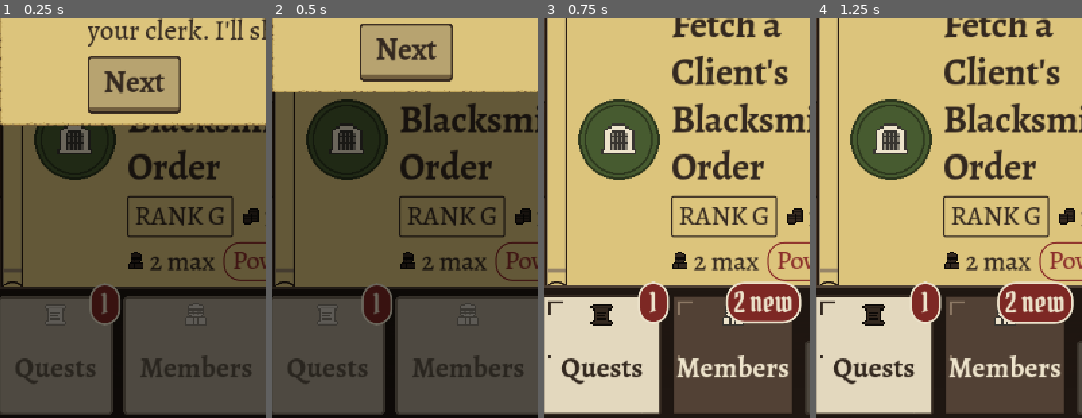
Above: before the commit, frames 1-4 (left to right).
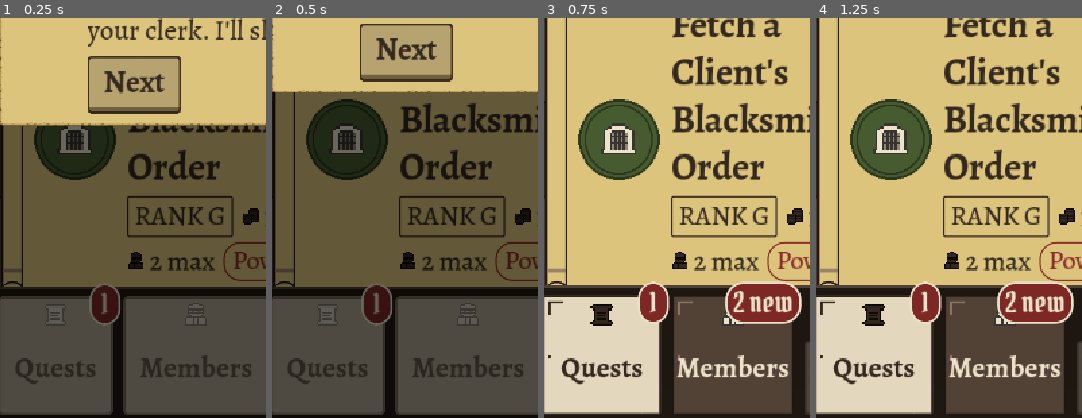
Above: after the commit, the same moments.

Repository: ActuallySanta/Fantasy-Guild-Manager
Game: Godot game, scene res://Scenes/Playtest/agent_bridge.tscn
Two runs of this game, one before a commit and one after it. Both use one fixed random seed, a clock stepped at 60 frames per second and the inputs below. This scene is started directly instead of the project's main scene.
Inputs:
- Up to frame 1 (0.25 s): no input
- Up to frame 2 (0.5 s): no input
- Up to frame 3 (0.75 s): click "Skip tutorial" at 0.5 s
- Up to frame 4 (1.25 s): no input
The pictures show only the part of the screen within x 2-52%, y 49-99%; the shares and areas given below are measured in that part.

Frames 1-2 are identical in both runs. In frame 3, 0.5% of the frame differs, in the area x 68-97%, y 66-77%; in frame 4, nothing differs.

Commit message:
feat(playtest): eyes mode with screenshots and taps, intro flag
Co-Authored-By: Claude Opus 5.5 <noreply@anthropic.com>

Diff:
--- a/Scenes/Playtest/agent_bridge.tscn
+++ b/Scenes/Playtest/agent_bridge.tscn
@@ -14,3 +14,8 @@
 
 [node name="HallMain" parent="." instance=ExtResource("2_hall")]
 layout_mode = 1
+anchors_preset = 15
+anchor_right = 1.0
+anchor_bottom = 1.0
+grow_horizontal = 2
+grow_vertical = 2
--- a/Scripts/Hall/hall_main.gd
+++ b/Scripts/Hall/hall_main.gd
@@ -316,6 +316,10 @@
 ## game itself (the scene root). A playtest scenario wraps the hall in its own
 ## scene, so its preset day never loads or overwrites the player's real run.
 var uses_save_file := false
+## True when the intro crawl should show on Day 1 even though this hall doesn't use
+## the save file. Only the AI playtest bridge (--intro) sets it, so a persona sees
+## the same first screen a new player does.
+var shows_intro_without_save := false
 ## True when start-up brought back a saved run (no Welcome card, a welcome-back toast).
 var is_resumed_run := false
 ## While End Day's dusk falls, the report (or credits) about to show:
@@ -868,7 +872,7 @@
 ## game (uses_save_file), so playtest scenarios skip it. Also while Debug
 ## tools' Replay intro has it open.
 func is_intro_open() -> bool:
-	return is_intro_replay or (uses_save_file and not is_intro_seen and GameState.day == 1)
+	return is_intro_replay or ((uses_save_file or shows_intro_without_save) and not is_intro_seen and GameState.day == 1)
 
 
 ## The crawl's Begin button: never show it again on this save, then start
--- a/Scripts/Playtest/agent_bridge.gd
+++ b/Scripts/Playtest/agent_bridge.gd
@@ -34,6 +34,8 @@
 ## several frames). New commands wait in cmd.json until it clears, so they are
 ## never run against a half-played night and responses stay in order.
 var _busy := false
+## Screenshots taken so far this run (names the files in shots/).
+var _shot_count := 0
 
 @onready var _hall: HallMain = $HallMain
 
@@ -44,9 +46,13 @@
 	# anything, so the first hire pool, shop stock and Board come from the seed.
 	if options.has("seed"):
 		seed(int(options.seed))
+	# --intro: the hall decides in its _ready whether the crawl shows, so set it now
+	if options.get("intro", false):
+		$HallMain.shows_intro_without_save = true
 
 
 func _ready() -> void:
+	_apply_launch_flags()
 	_write_json(READY_FILE, {"ok": true, "mode": options.get("mode", "rules")})
 
 
@@ -74,6 +80,24 @@
 	_bridge_dir = str(options.get("bridge_dir", "")).replace("\\", "/")
 	if not _bridge_dir.ends_with("/"):
 		_bridge_dir += "/"
+
+
+## Applies --text-size=N, --color-filter=N and --reduce-motion (both modes), and
+## always reduce motion in rules mode. The hall's own _ready has already run.
+## Every setting is applied (to its default when no flag is given), because the
+## hall saves them to user://settings and a later launch would inherit them.
+func _apply_launch_flags() -> void:
+	if options.get("mode", "rules") == "eyes":
+		AgentBridgeEyes.fit_window(get_window())
+	_hall.set_text_size(int(options.get("text_size", HallSettings.DEFAULT_TEXT_SIZE)))
+	_hall.set_color_filter(int(options.get("color_filter", 0)))
+	_hall.set_reduce_motion(options.get("reduce_motion", false) or options.get("mode", "rules") == "rules")
+
+
+## Takes a screenshot of the viewport. Returns {ok, path, width, height, day}.
+func _take_screenshot() -> Dictionary:
+	_shot_count += 1
+	return await AgentBridgeEyes.screenshot(get_viewport(), _bridge_dir, _shot_count)
 
 
 ## Reads cmd.json if it holds a command not yet answered, and answers it.
@@ -109,7 +133,24 @@
 	# once the run has ended every action is refused
 	if command in ACTION_COMMANDS and AgentBridgeActions.is_run_over(_hall):
 		return {"ok": false, "error": "run over"}
+	if options.get("mode", "rules") == "eyes":
+		var is_hook: bool = command == "debug_rect" and options.get("test_hooks", false)
+		if not AgentBridgeEyes.is_allowed(command) and not is_hook:
+			return {"ok": false, "error": AgentBridgeEyes.NOT_ALLOWED_ERROR}
 	match command:
+		"screenshot":
+			return await _take_screenshot()
+		"tap":
+			var tapped := await AgentBridgeEyes.tap(get_viewport(), get_tree(), arg_dict)
+			return await _take_screenshot() if tapped.ok else tapped
+		"wait":
+			await AgentBridgeEyes.wait(get_tree(), arg_dict)
+			return await _take_screenshot()
+		"debug_rect":
+			# test hook: personas never get it (eyes mode refuses it without --test-hooks)
+			if not options.get("test_hooks", false):
+				return {"ok": false, "error": "unknown command %s" % command}
+			return AgentBridgeEyes.debug_rect(_hall, arg_dict)
 		"plan":
 			return AgentBridgeActions.plan(_hall, arg_dict)
 		"end_day":
@@ -128,8 +169,8 @@
 			if command == "kill_all":
 				return AgentBridgeActions.kill_all(_hall)
 			return AgentBridgeActions.debug(_hall, arg_dict)
-		"ping":
-			return {"ok": true, "mode": options.get("mode", "rules"), "day": GameState.day}
+		"ping", "status":
+			return {"ok": true, "mode": options.get("mode", "rules"), "day": GameState.day, "intro_open": _hall.is_intro_open(), "text_size": _hall.text_size}
 		"state":
 			var state := AgentBridgeState.build(_hall)
 			state["ok"] = true
--- /dev/null
+++ b/Scripts/Playtest/agent_bridge_eyes.gd
@@ -0,0 +1,125 @@
+## Eyes-mode helpers for the AI playtest bridge: screenshots, taps and waits.
+## Used by agent_bridge.gd (Scenes/Playtest/agent_bridge.tscn). All static;
+## the counters they need are passed in, since run state lives on the bridge.
+## Excluded from exports like the rest of the bridge (export_presets.cfg).
+class_name AgentBridgeEyes
+extends RefCounted
+
+# ---- TUNING
+## Seconds to wait after a tap before the screenshot, so the hall's reaction
+## (refresh, tween starts, toasts) is on screen. Seconds.
+const TAP_SETTLE_SECONDS := 0.6
+## The longest a `wait` command may sleep. Seconds.
+const MAX_WAIT_SECONDS := 10.0
+## The game's size in viewport coordinates, and the size of every screenshot. Pixels.
+const GAME_SIZE := Vector2(720, 1280)
+## Room left for the window frame and the taskbar when fitting the window. Pixels.
+const WINDOW_MARGIN_PIXELS := 80
+## Folder inside the bridge directory that screenshots go to.
+const SHOTS_FOLDER := "shots/"
+## Commands an eyes-mode persona may use. Everything else is refused, so the
+## persona sees only what a player sees.
+const ALLOWED_COMMANDS: Array[String] = ["ping", "status", "screenshot", "tap", "wait", "quit"]
+## Text of the refusal for any other command.
+const NOT_ALLOWED_ERROR := "not allowed in eyes mode"
+
+
+## Makes the game window show the whole 720x1280 game on any desktop: scales
+## the content to fit (aspect kept) and sizes the window to a 9:16 shape that
+## fits the screen's usable height, so there are no black bars and nothing is
+## cut off. The screenshot is then resized to GAME_SIZE (see screenshot).
+## window: the root window.
+static func fit_window(window: Window) -> void:
+	window.content_scale_mode = Window.CONTENT_SCALE_MODE_CANVAS_ITEMS
+	window.content_scale_aspect = Window.CONTENT_SCALE_ASPECT_KEEP
+	window.content_scale_size = Vector2i(GAME_SIZE)
+	var usable := DisplayServer.screen_get_usable_rect(window.current_screen)
+	var height := mini(int(GAME_SIZE.y), usable.size.y - WINDOW_MARGIN_PIXELS)
+	window.size = Vector2i(roundi(height * GAME_SIZE.x / GAME_SIZE.y), height)
+	window.position = usable.position
+
+
+## True when eyes mode may run this command. (debug_rect, a --test-hooks
+## command, is let through by the caller.) command: the command name.
+static func is_allowed(command: String) -> bool:
+	return command in ALLOWED_COMMANDS
+
+
+## Saves the viewport's current image to <bridge_dir>/shots/<day>-<n>.png.
+## viewport: the bridge's viewport. bridge_dir: with trailing slash. shot_number:
+## the running shot counter (already incremented by the caller).
+## Waits for the frame to finish drawing first (the very first frame is blank).
+## Returns {ok, path, width, height, day}, or {ok: false, error}.
+static func screenshot(viewport: Viewport, bridge_dir: String, shot_number: int) -> Dictionary:
+	await RenderingServer.frame_post_draw
+	var image := viewport.get_texture().get_image()
+	if image.get_size() != Vector2i(GAME_SIZE):
+		image.resize(int(GAME_SIZE.x), int(GAME_SIZE.y), Image.INTERPOLATE_LANCZOS)
+	var folder := bridge_dir + SHOTS_FOLDER
+	DirAccess.make_dir_recursive_absolute(folder)
+	var path := "%s%d-%d.png" % [folder, GameState.day, shot_number]
+	var error := image.save_png(path)
+	if error != OK:
+		return {"ok": false, "error": "could not save screenshot (%d)" % error}
+	return {"ok": true, "path": path, "width": image.get_width(), "height": image.get_height(), "day": GameState.day}
+
+
+## Taps at a point in viewport coordinates (the 720x1280 game space, whatever the window's size): a mouse
+## press, then the release a frame later, pushed straight into the viewport.
+## Waits TAP_SETTLE_SECONDS afterwards. viewport: the bridge's viewport.
+## tree: for frame and timer waits. tap_args: {x, y}.
+## Returns {ok} or {ok: false, error}; the caller adds the screenshot.
+static func tap(viewport: Viewport, tree: SceneTree, tap_args: Dictionary) -> Dictionary:
+	var x: Variant = tap_args.get("x")
+	var y: Variant = tap_args.get("y")
+	if not (x is float or x is int) or not (y is float or y is int):
+		return {"ok": false, "error": "tap needs numeric x and y"}
+	var point := Vector2(float(x), float(y))
+	if not Rect2(Vector2.ZERO, viewport.get_visible_rect().size).has_point(point):
+		return {"ok": false, "error": "tap outside the screen"}
+	# a motion first, so hover states and the focus logic see the pointer arrive
+	var motion := InputEventMouseMotion.new()
+	motion.position = point
+	motion.global_position = point
+	viewport.push_input(motion, true)
+	var press := InputEventMouseButton.new()
+	press.button_index = MOUSE_BUTTON_LEFT
+	press.pressed = true
+	press.button_mask = MOUSE_BUTTON_MASK_LEFT
+	press.position = point
+	press.global_position = point
+	viewport.push_input(press, true)
+	await tree.process_frame
+	var release := InputEventMouseButton.new()
+	release.button_index = MOUSE_BUTTON_LEFT
+	release.pressed = false
+	release.position = point
+	release.global_position = point
+	viewport.push_input(release, true)
+	await tree.create_timer(TAP_SETTLE_SECONDS).timeout
+	return {"ok": true}
+
+
+## Sleeps for the asked seconds (clamped to 0..MAX_WAIT_SECONDS).
+## tree: for the timer. wait_args: {seconds}. Returns {ok, waited}.
+static func wait(tree: SceneTree, wait_args: Dictionary) -> Dictionary:
+	var seconds := clampf(float(wait_args.get("seconds", 1.0)), 0.0, MAX_WAIT_SECONDS)
+	await tree.create_timer(seconds).timeout
+	return {"ok": true, "waited": seconds}
+
+
+## Test hook (--test-hooks only): the global rect of a node in the hall, so a
+## test can tap its center. The node is named by its unique name ("BeginButton",
+## found anywhere under the hall) or a NodePath relative to the hall
+## ("Overlays/OverlayIntro/..."). hall: the running hall. debug_args: {node}.
+## Returns {ok, x, y, w, h, cx, cy, visible} (visible = shown in the tree).
+static func debug_rect(hall: Node, debug_args: Dictionary) -> Dictionary:
+	var node_name := str(debug_args.get("node", "")).trim_prefix("%")
+	if node_name.is_empty():
+		return {"ok": false, "error": "debug_rect needs node"}
+	var node: Node = hall.get_node_or_null(node_name) if "/" in node_name else hall.find_child(node_name, true, false)
+	if not node is Control:
+		return {"ok": false, "error": "no Control named %s" % node_name}
+	var rect: Rect2 = node.get_global_rect()
+	var center := rect.get_center()
+	return {"ok": true, "x": rect.position.x, "y": rect.position.y, "w": rect.size.x, "h": rect.size.y, "cx": center.x, "cy": center.y, "visible": node.is_visible_in_tree()}
Not shown, added: Scripts/Playtest/agent_bridge_eyes.gd.uid
Not shown, added: tools/playtest/tests/test_eyes.sh
